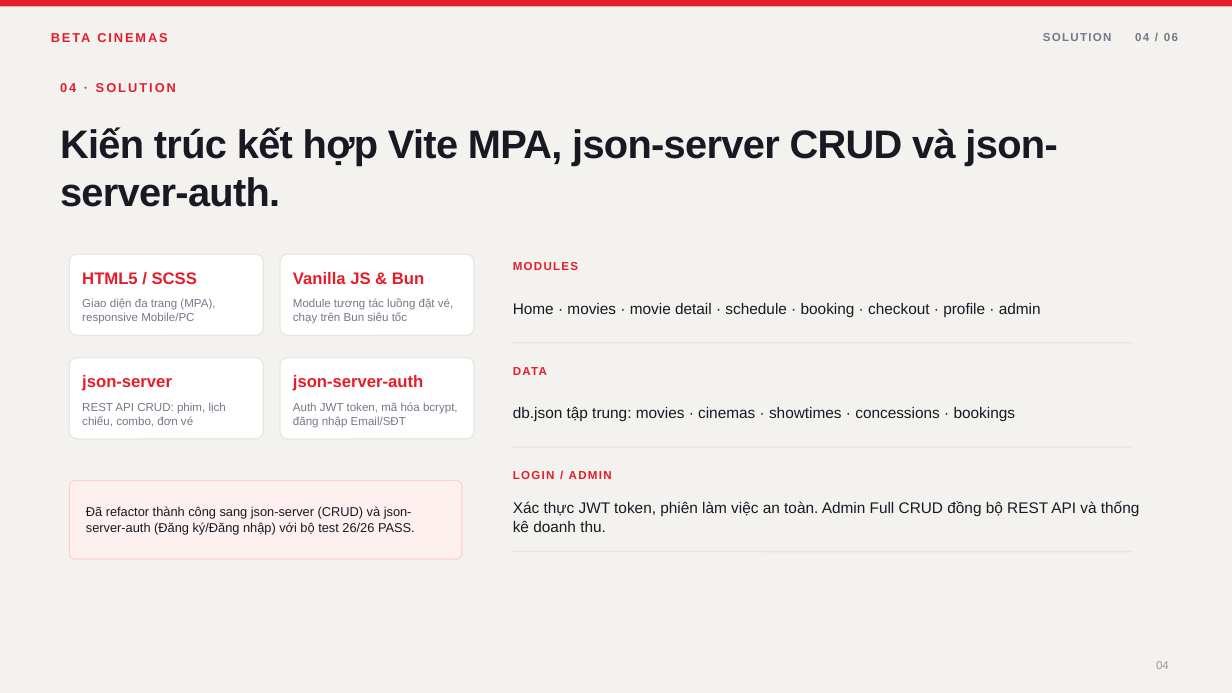
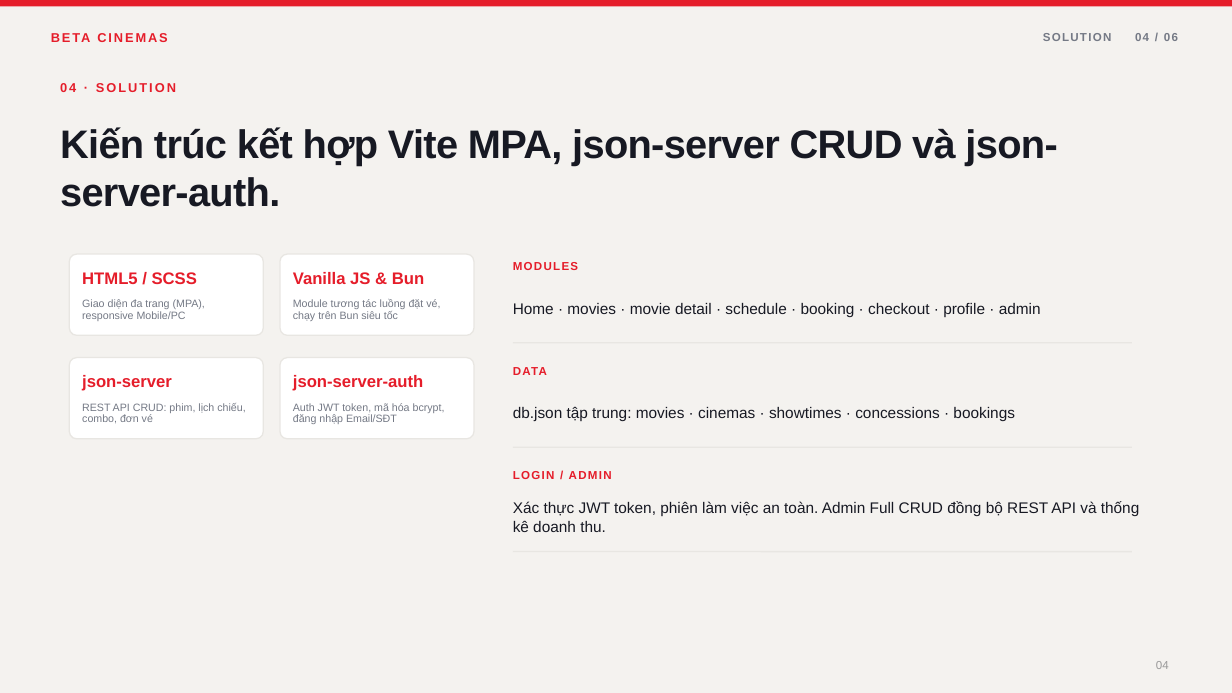
Before and after one commit to AsakiYuki/web2064-fa26, a slide deck: slide 4 of Beta-Cinemas-Presentation.pptx. Drawn at 1232x693 pixels with LibreOffice and Linux fonts; fonts in the diff are those of the drawing. Boxes give left, top, right and bottom in pixels: in the first picture for what was removed or moved away, otherwise in the second. Text is boxed around its words. In the diff, an @@ line names an element or a change of style, - is before the commit and + after.

Commit message:
feat: separate pricing and news pages, fix auth modal closing, and optimize for Vercel deployment

```diff
--- a/Beta-Cinemas-Presentation.pptx
+++ b/Beta-Cinemas-Presentation.pptx
@@ outline #E8E6E2 1 pt to #E8E6E2 0.99 pt in 4 elements at [69, 254, 263, 335], [280, 254, 474, 335], [69, 358, 263, 439], [280, 358, 474, 439] @@
@@ size 9 to 8.3 pt; line spacing 1 to 0.9 in 4 elements at [82, 299, 205, 321], [293, 299, 440, 321], [82, 403, 245, 423], [293, 403, 445, 424] @@
@@ rounded rectangle removed at [69, 481, 462, 559] @@
@@ text removed at [86, 506, 415, 534] @@
-Đã refactor thành công sang json-server (CRUD) và json-server-auth (Đăng ký/Đăng nhập) với bộ test 26/26 PASS.
```
Also in this commit, not shown: 4 other slides changed, 28 other files.
